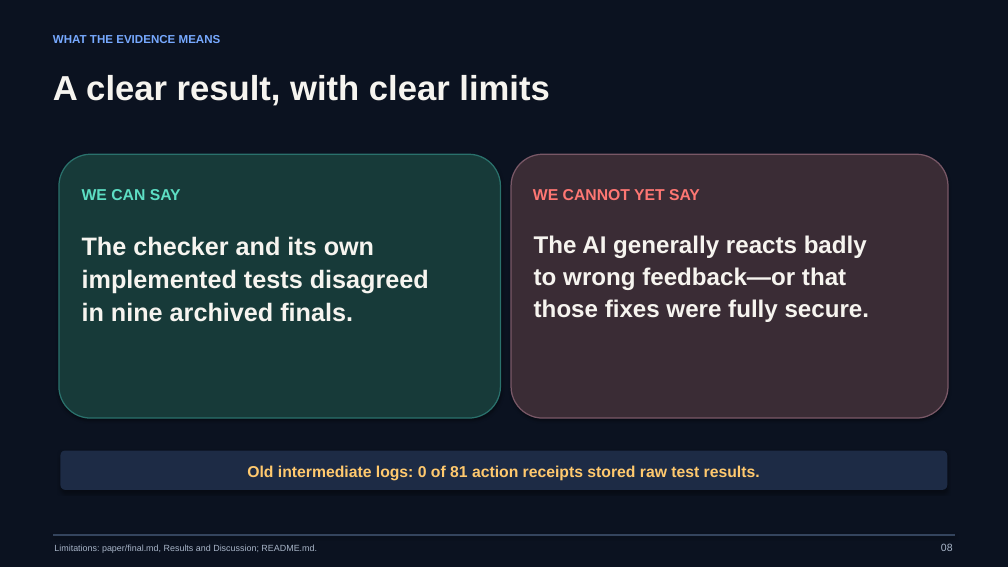
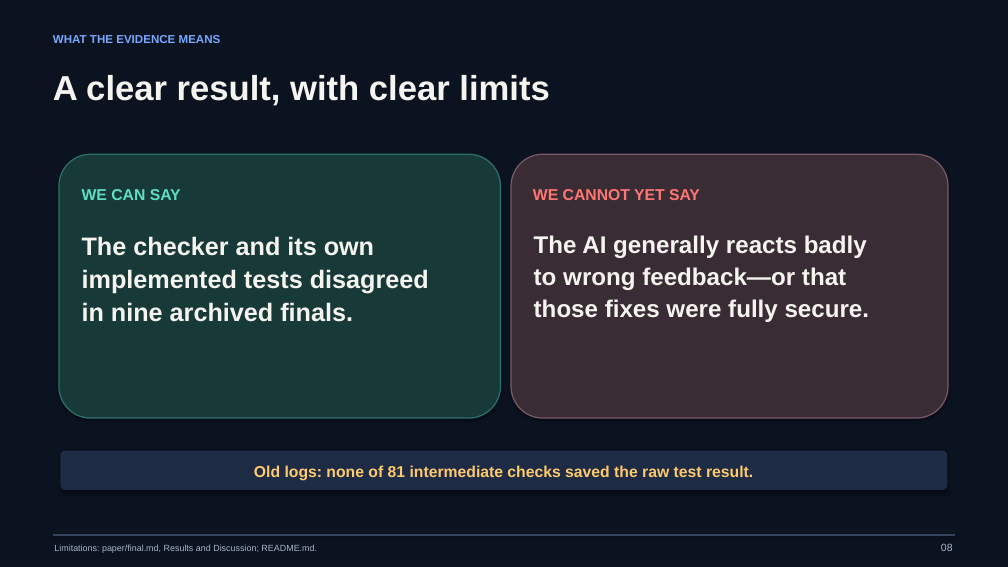
Before and after one commit to Imranqsl212/AiResearch, a slide deck: slide 8 of presentation/Research_Update_2026-11-01.pptx. Drawn at 1008x567 pixels with LibreOffice and Linux fonts; fonts in the diff are those of the drawing. Boxes give left, top, right and bottom in pixels: in the first picture for what was removed or moved away, otherwise in the second. Text is boxed around its words. In the diff, an @@ line names an element or a change of style, - is before the commit and + after.

```diff
--- a/presentation/Research_Update_2026-11-01.pptx
+++ b/presentation/Research_Update_2026-11-01.pptx
@@ text at [254, 465, 753, 481]: text changed @@
-Old intermediate logs: 0 of 81 action receipts stored raw test results.
+Old logs: none of 81 intermediate checks saved the raw test result.
```
Also in this commit, not shown: 3 other slides changed, 3 other files.
